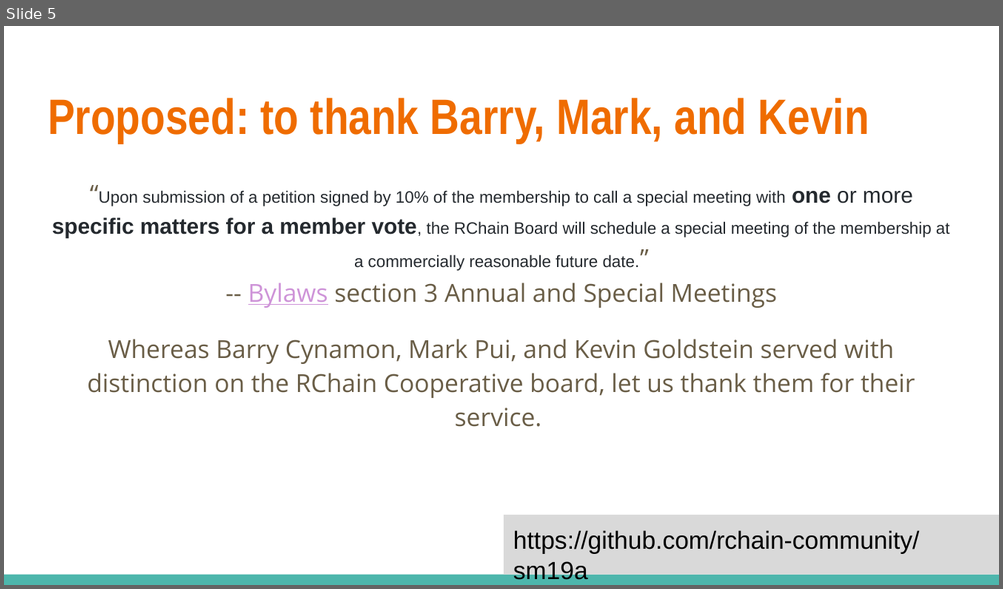
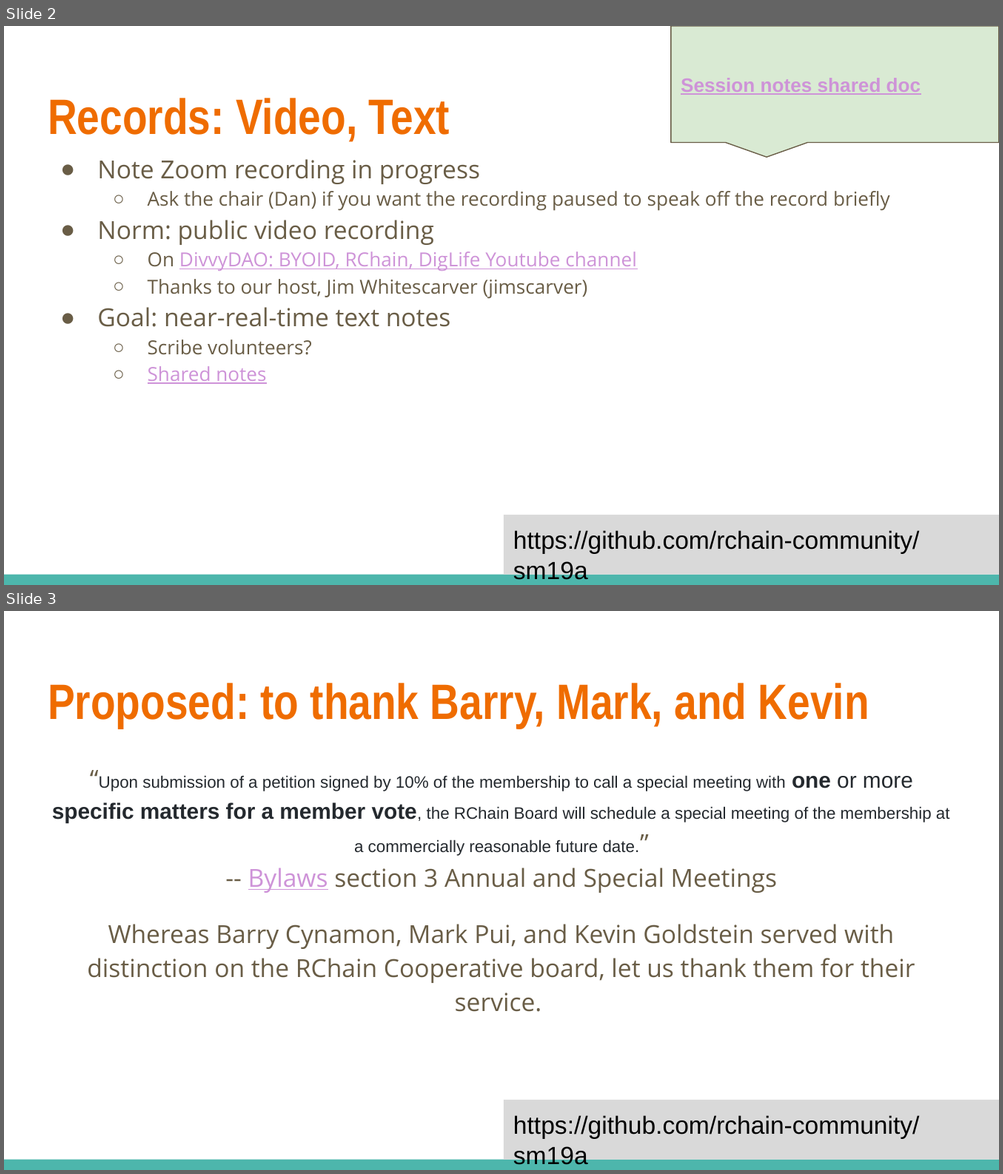
Before and after one commit to rchain-community/sm19a, a slide deck: sm19a-meeting-notes.odp. Shown one above the other, each under a label of ours: slide 5 before the commit, slides 2 and 3 after it. The pictures are 1003x589 and 1003x1174 pixels, drawn with LibreOffice and Linux fonts; fonts in the diff are those of the drawing. Boxes give left, top, right and bottom in pixels: in the first picture for what was removed or moved away, otherwise in the second. Text is boxed around its words. In the diff, an @@ line names an element or a change of style, - is before the commit and + after.

Commit message:
meeting slides as of May 4 session

```diff
--- a/sm19a-meeting-notes.odp
+++ b/sm19a-meeting-notes.odp
@@ slide 2 added at [4, 26, 999, 585], background #FFFFFF; not listed: 2 template elements that a slide beside it also shows @@
@@ rounded speech box added at [670, 26, 999, 142], fill #D9EAD3, outline #695D46 0.74 pt, 14 pt, text #CE93D8, bold, underline @@
+Session notes shared doc
@@ title added at [48, 98, 449, 142], 36 pt, text #EF6C00, bold @@
+Records: Video, Text
@@ text added at [97, 159, 890, 384], 14 pt, text #695D46 @@
+● Note Zoom recording in progress
+  ○ Ask the chair (Dan) if you want the recording paused to speak off the record briefly
+● Norm: public video recording
+  ○ On DivvyDAO: BYOID, RChain, DigLife Youtube channel
+  ○ Thanks to our host, Jim Whitescarver (jimscarver)
+● Goal: near-real-time text notes
+  ○ Scribe volunteers?
+  ○ Shared notes
@@ what was slide 5 is now slide 3 @@
```
Also in this commit, not shown: 5 slides changed, 11 other slides added, 1 slide removed, 2 other files.
